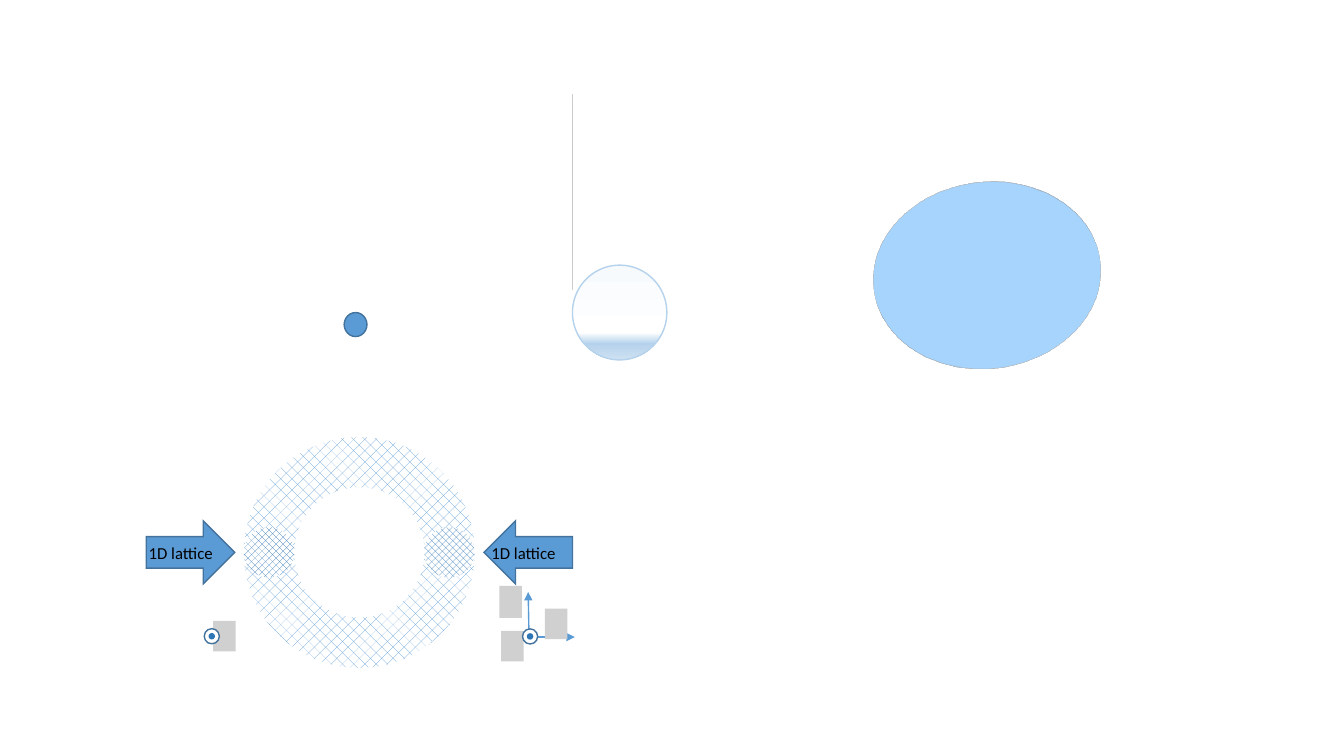
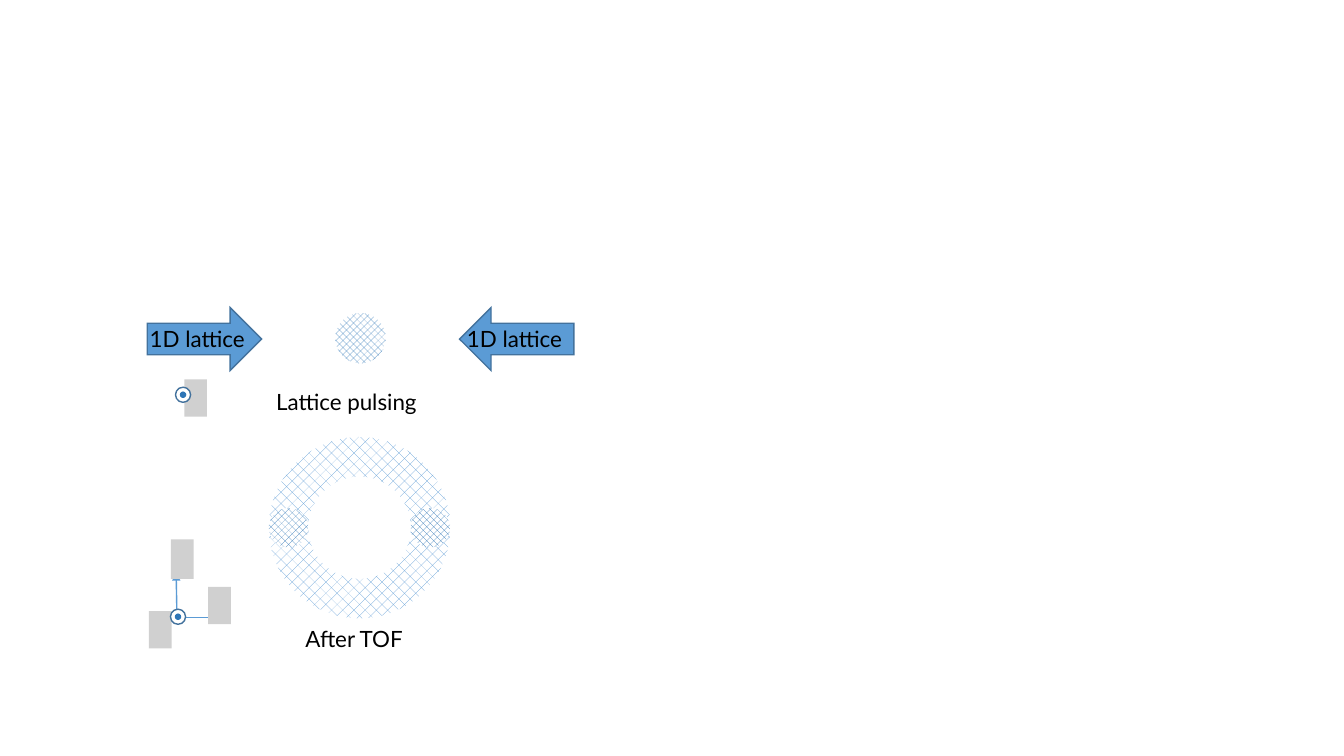
Before and after one commit to dgenkina/ImagingPaper, a slide deck: slide 2 of Picture1ab.pptx. Drawn at 1344x756 pixels with LibreOffice and Linux fonts; fonts in the diff are those of the drawing; grey boxes stand for pictures. Boxes give left, top, right and bottom in pixels: in the first picture for what was removed or moved away, otherwise in the second. Text is boxed around its words. In the diff, an @@ line names an element or a change of style, - is before the commit and + after.

```diff
--- a/Picture1ab.pptx
+++ b/Picture1ab.pptx
@@ ellipse removed at (475,95,670,290) @@
@@ ellipse removed at (862,168,1113,381) @@
@@ ellipse removed at (573,265,667,360) @@
@@ text "1D lattice": place and size @@
-text "1D lattice" at (149,547,213,559)
+text "1D lattice" at (150,330,244,347)
@@ text "1D lattice" at (150,330,244,347): size 12 to 16 pt, font Calibri to Lato @@
@@ right arrow: place and size @@
-right arrow at (146,521,235,584)
+right arrow at (147,308,261,370)
@@ ellipse: place and size @@
-ellipse at (344,313,367,337)
+ellipse at (336,314,386,364)
@@ ellipse at (336,314,386,364): fill #5B9BD5 to pattern #2E75B6 on #FFFFFF; outline #43739E 1 pt to none @@
@@ text "1D lattice" at (467,328,562,353): size 12 to 16 pt, font Calibri to Lato @@
@@ text "1D lattice": place and size @@
-text "1D lattice" at (491,545,556,563)
+text "1D lattice" at (467,328,562,353)
@@ right arrow: place and size @@
-right arrow at (484,521,573,584)
+right arrow at (460,308,574,370)
@@ ellipse: place and size @@
-ellipse at (205,629,220,644)
+ellipse at (175,387,191,402)
@@ picture added at (185,379,207,416) @@
@@ ellipse: place and size @@
-ellipse at (210,634,215,639)
+ellipse at (180,392,186,397)
@@ text added at (276,393,416,414), 16 pt, text #000000 @@
+Lattice pulsing
@@ ellipse: place and size @@
-ellipse at (244,438,475,668)
+ellipse at (269,438,451,619)
@@ ellipse: place and size @@
-ellipse at (294,488,424,618)
+ellipse at (309,477,410,579)
@@ ellipse: place and size @@
-ellipse at (244,527,294,578)
+ellipse at (269,508,309,547)
@@ ellipse: place and size @@
-ellipse at (424,527,475,578)
+ellipse at (410,508,450,547)
@@ picture added at (171,539,194,579) @@
@@ picture added at (209,587,231,624) @@
@@ picture removed at (499,586,521,618) @@
@@ picture added at (149,611,171,648) @@
@@ 2 arrows, 2 ellipses: place and size @@
-2 arrows, 2 ellipses at (522,592,575,644)
+2 arrows, 2 ellipses at (170,573,223,624)
@@ picture removed at (213,621,235,651) @@
@@ picture removed at (545,609,568,639) @@
@@ text added at (305,630,403,647), 16 pt, text #000000 @@
+After TOF
@@ picture removed at (501,631,523,661) @@
```
Also in this commit, not shown: 1 other slide changed, 36 other files.
